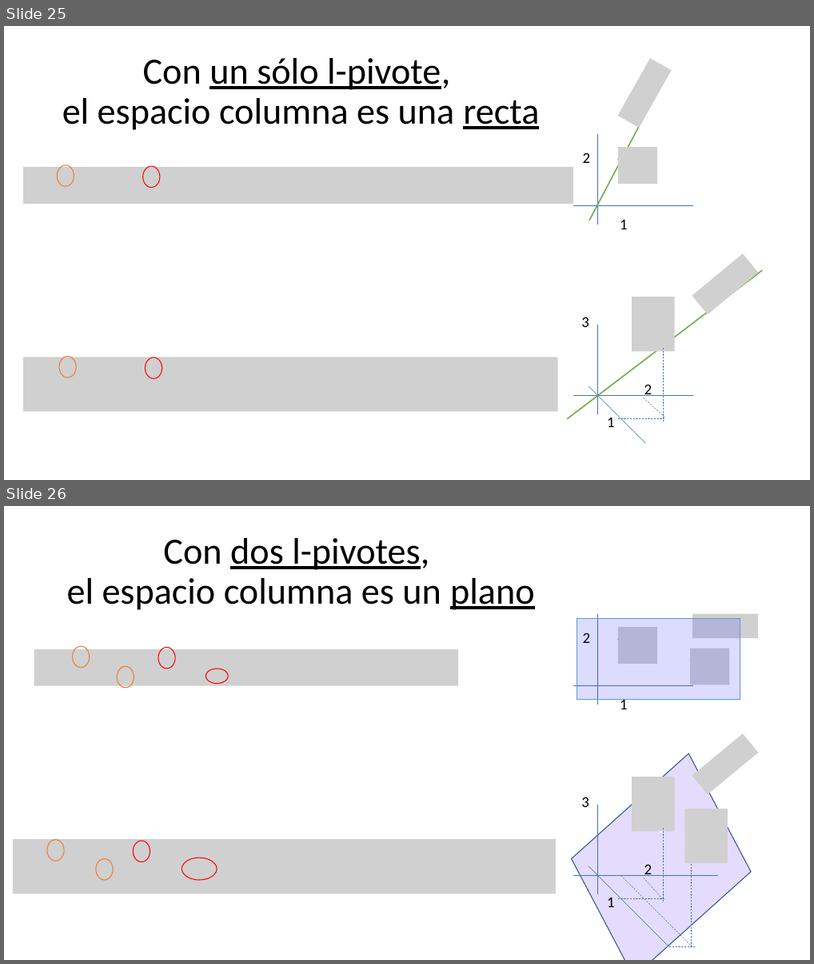
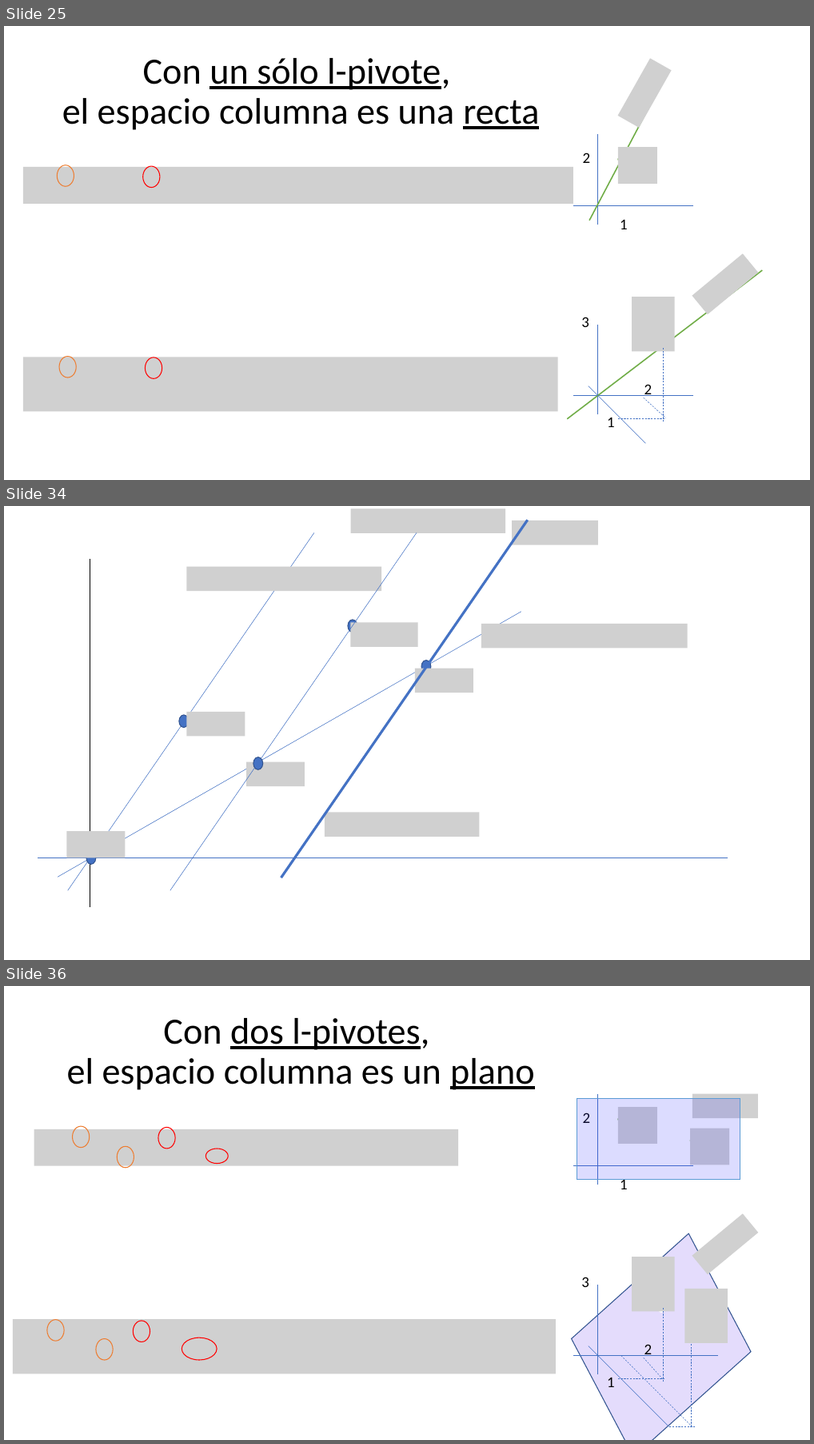
Before and after one commit to GerardoMunoz/PresentacionesAlgebraLineal, a slide deck: Combinación lineal de vectores.pptx. Shown one above the other, each under a label of ours: slides 25 and 26 before the commit, slides 25, 34 and 36 after it; the slides between them are not shown. The pictures are 814x964 and 814x1444 pixels, drawn with LibreOffice and Linux fonts; fonts in the diff are those of the drawing; grey boxes stand for pictures. Boxes give left, top, right and bottom in pixels: in the first picture for what was removed or moved away, otherwise in the second. Text is boxed around its words. In the diff, an @@ line names an element or a change of style, - is before the commit and + after.

```diff
--- a/Combinación lineal de vectores.pptx
+++ b/Combinación lineal de vectores.pptx
@@ slide 34 added at [4, 506, 810, 960], background #FFFFFF @@
@@ line added from (281, 877) to (528, 520), #4472C4 3 pt @@
@@ picture added at [351, 509, 506, 533] @@
@@ picture added at [512, 520, 598, 544] @@
@@ line added from (67, 890) to (314, 532), #4472C4 0.5 pt @@
@@ line added from (170, 890) to (417, 532), #4472C4 0.5 pt @@
@@ line added from (90, 560) to (90, 907), #000000 1.5 pt @@
@@ picture added at [186, 567, 382, 591] @@
@@ line added from (58, 877) to (522, 612), #4472C4 0.5 pt @@
@@ ellipse added at [348, 620, 358, 632], fill #4472C4, outline #325491 1 pt @@
@@ picture added at [350, 622, 418, 646] @@
@@ picture added at [482, 624, 688, 648] @@
@@ picture added at [415, 668, 474, 692] @@
@@ ellipse added at [422, 660, 432, 673], fill #4472C4, outline #325491 1 pt @@
@@ ellipse added at [179, 715, 189, 728], fill #4472C4, outline #325491 1 pt @@
@@ picture added at [186, 712, 245, 736] @@
@@ picture added at [246, 762, 305, 786] @@
@@ ellipse added at [254, 757, 263, 770], fill #4472C4, outline #325491 1 pt @@
@@ picture added at [325, 812, 479, 836] @@
@@ picture added at [67, 831, 125, 857] @@
@@ line added from (38, 857) to (728, 857), #4472C4 0.5 pt @@
@@ ellipse added at [86, 852, 96, 864], fill #4472C4, outline #325491 1 pt @@
@@ what was slide 26 is now slide 36 @@
```
Also in this commit, not shown: 9 other slides added.
